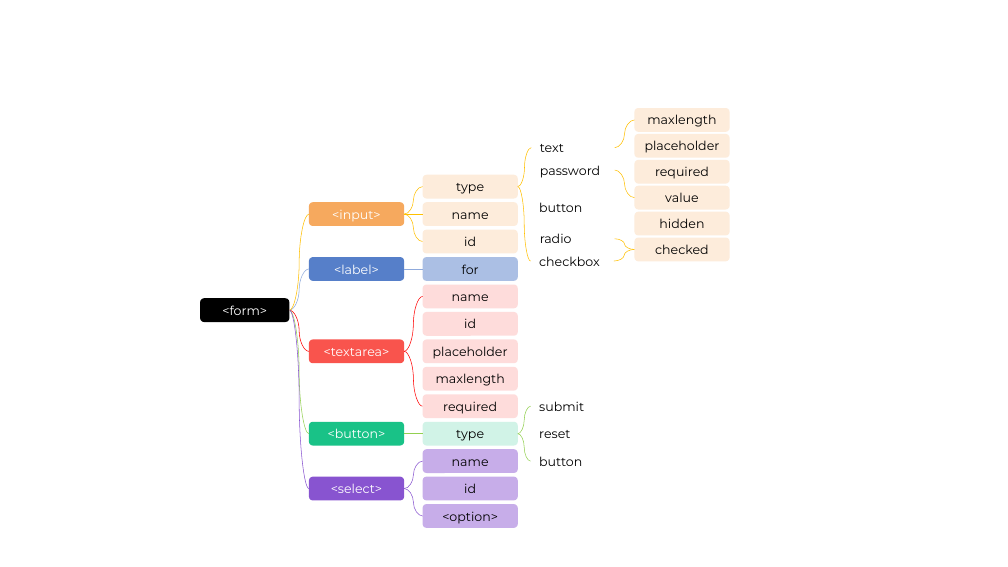
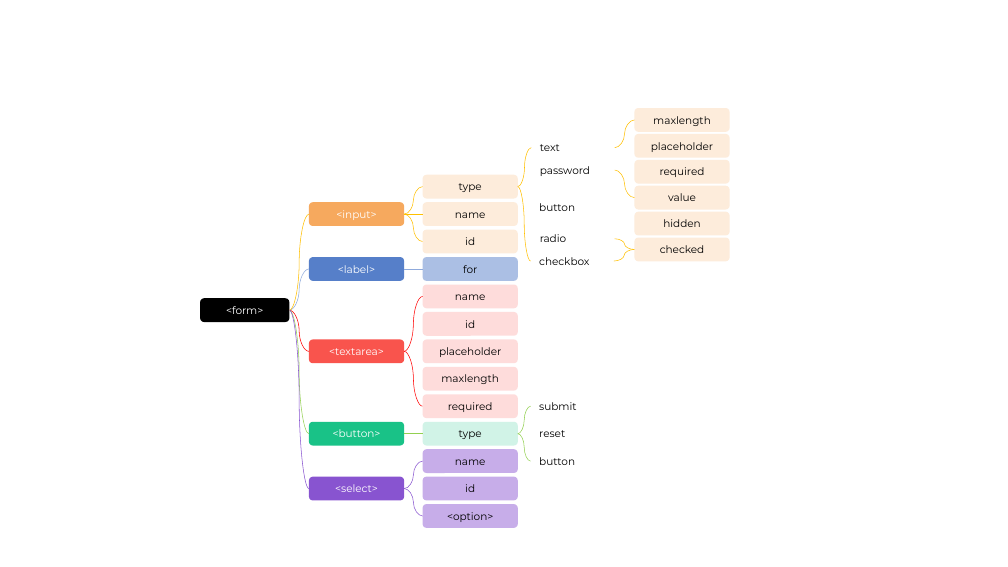
Before and after one commit to glplaman/glplaman.github.io, a slide deck: slide 9 of utils/file/charts.pptx (slide 7 before the commit). Drawn at 1008x567 pixels with LibreOffice and Linux fonts; fonts in the diff are those of the drawing. Boxes give left, top, right and bottom in pixels: in the first picture for what was removed or moved away, otherwise in the second. Text is boxed around its words. In the diff, an @@ line names an element or a change of style, - is before the commit and + after.

```diff
--- a/utils/file/charts.pptx
+++ b/utils/file/charts.pptx
@@ size 12 to 10 pt in 33 elements at (200,299,290,322), (309,257,405,281), (309,202,405,225), (309,340,405,363), (309,422,405,445), (423,175,518,198), (423,202,518,225), (423,284,518,308), (423,312,518,336), (423,422,518,445), (423,230,518,253), (423,257,518,281), (423,340,518,363), (539,402,576,410), (539,430,565,437), (539,457,575,465), (423,367,518,390), (309,477,405,501), (423,449,518,473), (423,395,518,418), (651,142,713,152), (668,193,696,201), (663,219,701,227), (634,237,730,261), (634,108,730,132), (660,167,705,177), (540,144,560,151), (540,166,590,176), (540,234,566,242), (539,257,589,265), (539,203,575,211), (423,477,518,501), (423,504,518,528) @@
```
Also in this commit, not shown: 8 other slides changed, 2 slides added, 21 other files.
